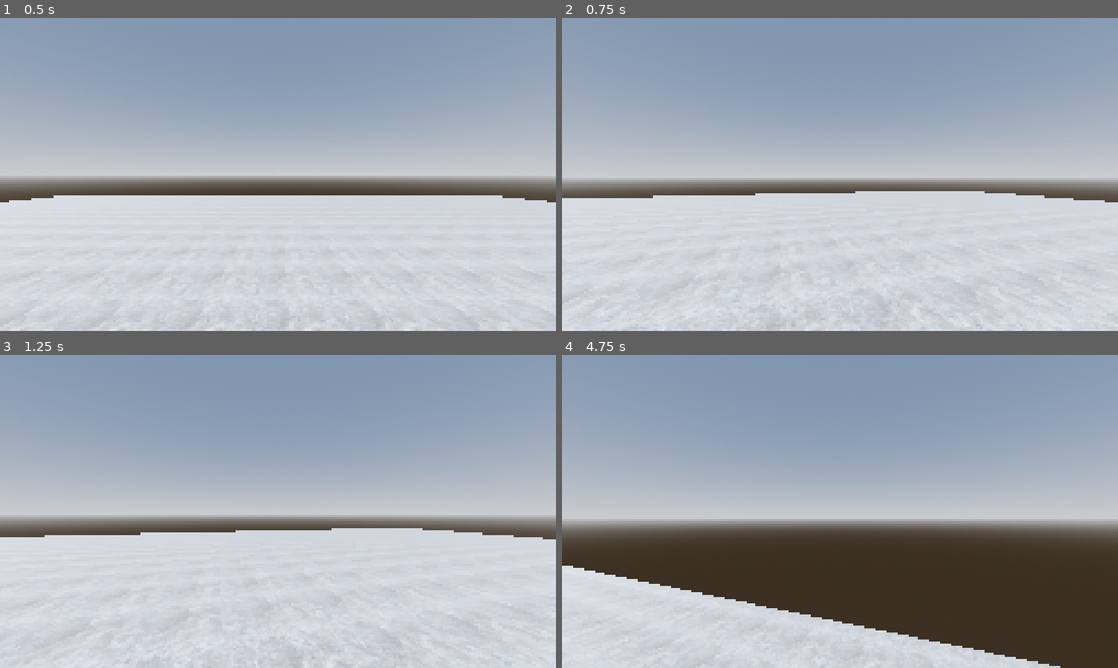
Above: before the commit, frames 1-4 (two rows, left to right).
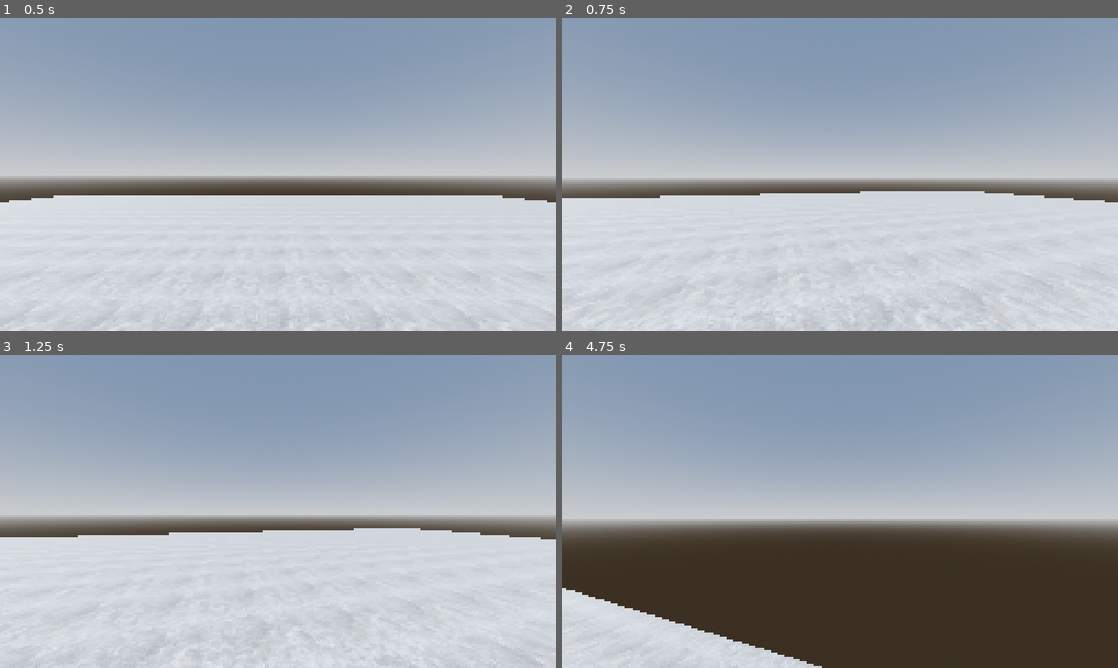
Above: after the commit, the same moments.

Repository: xandwr/cleangd-template
Game: Godot game, scene res://world.tscn
Two runs of this game, one before a commit and one after it. Both use one fixed random seed, a clock stepped at 60 frames per second and the inputs below.
Inputs (mouse positions are in pixels of both pictures, inside the frame that each line leads up to):
- Up to frame 1 (0.5 s): no input
- Up to frame 2 (0.75 s): move the mouse to (867, 174) at 0.52 s; hold W (move_forward) from 0.53 s (still down); hold Ctrl (move_crouch) from 0.53 s (still down)
- Up to frame 3 (1.25 s): keep holding W (move_forward); keep holding Ctrl (move_crouch); tap Space (move_jump) at 0.77 s
- Up to frame 4 (4.75 s): keep holding W (move_forward); move the mouse to (812, 511) at 1.27 s; release Ctrl (move_crouch) at 1.28 s; tap Shift (move_sprint) at 1.35, 2.85, 4.35 s; tap Space (move_jump) at 1.52, 3.02, 3.77, 4.52 s; move the mouse to (851, 505) at 2.02 s; hold Ctrl (move_crouch) 2.03-2.78 s; move the mouse to (834, 517) at 2.77 s; move the mouse to (878, 514) at 3.52 s; hold Ctrl (move_crouch) 3.53-4.28 s; move the mouse to (795, 508) at 4.27 s

Frame 1 is identical in both runs. In frame 2, 0.1% of the frame differs, in the area x 3-82%, y 55-100%; in frame 3, 0.6%; in frame 4, 8.8%, in the area x 0-90%, y 67-100%.

Commit message:
Crouch logic fix

Diff:
--- a/player/player_body_controller.gd
+++ b/player/player_body_controller.gd
@@ -27,7 +27,7 @@
 	move_world_dir = Vector3(move_input_dir.x, 0.0, move_input_dir.y) * basis.inverse()
 	current_speed = lerp(current_speed, run_speed, 8 * delta) if Input.is_action_pressed("move_sprint") else lerp(current_speed, walk_speed, 8 * delta)
 	is_crouching = true if Input.is_action_pressed("move_crouch") else false
-	current_speed = lerp(current_speed, crouch_speed, 8 * delta) if is_crouching else current_speed
+	current_speed = lerp(current_speed, crouch_speed, 8 * delta) if is_crouching and is_on_floor() else current_speed
 	current_height = lerp(current_height, crouch_height, 8 * delta * crouch_down_speed_multiplier) if is_crouching else lerp(current_height, standing_height, 8 * delta)
 	collider.shape.height = current_height
 
